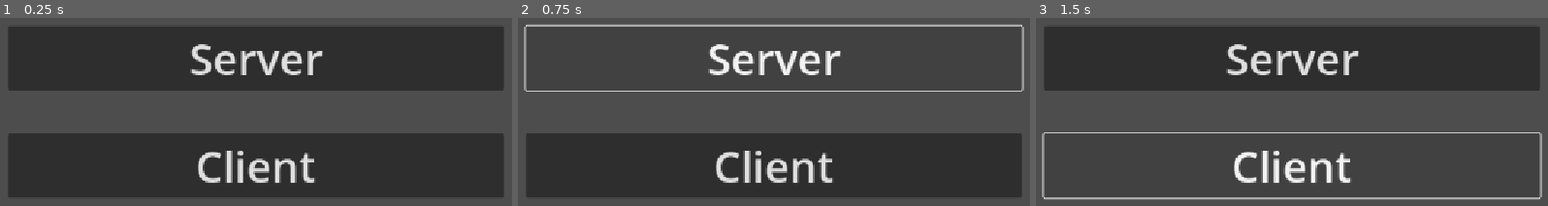
Above: before the commit, frames 1-3 (left to right).
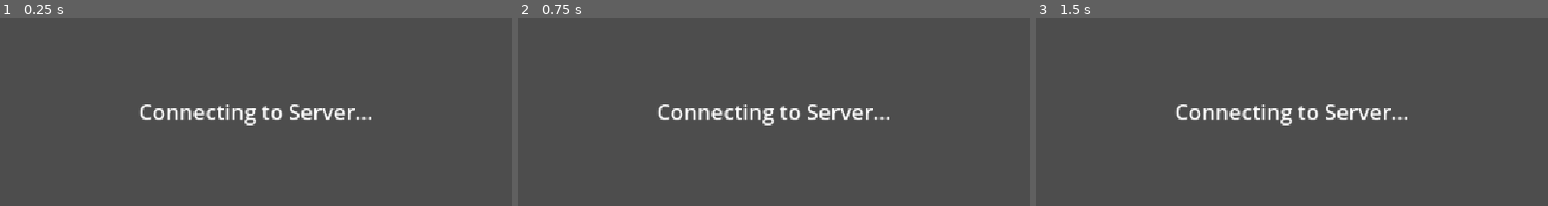
Above: after the commit, the same moments.

Repository: javibu13/10mtk
Game: Godot game, scene res://scenes/MainMenu.tscn
Same seed, same stepped clock (60 frames per second), same inputs: the game is played once before the commit and once after it.
Inputs (mouse positions are in pixels of both pictures, inside the frame that each line leads up to):
- Up to frame 1 (0.25 s): no input
- Up to frame 2 (0.75 s): click (774, 57) at 0.5 s, where only the run before the commit has a clickable "Server"
- Up to frame 3 (1.5 s): click (1292, 166) at 1.25 s, where only the run before the commit has a clickable "Client"

The runs differ from the first frame. In frame 1, 67% of the frame differs, in the area x 1-99%, y 4-96%; in frame 2, 38%; in frame 3, 38%.

Commit message:
Handle server connection failure at start

Diff:
--- a/project.godot
+++ b/project.godot
@@ -13,8 +13,8 @@
 config/name="10' To Kill"
 run/main_scene="uid://chyfiqusrxmpw"
 config/features=PackedStringArray("4.5", "GL Compatibility")
+config/icon="res://icon.svg"
 boot_splash/show_image=false
-config/icon="res://icon.svg"
 
 [autoload]
 
@@ -24,6 +24,10 @@
 
 window/stretch/mode="canvas_items"
 
+[editor]
+
+run/main_run_args="--client --ip 127.0.0.1 --port 2828"
+
 [rendering]
 
 renderer/rendering_method="gl_compatibility"
--- a/scenes/MainMenu.tscn
+++ b/scenes/MainMenu.tscn
@@ -1,4 +1,6 @@
-[gd_scene format=3 uid="uid://chyfiqusrxmpw"]
+[gd_scene load_steps=2 format=3 uid="uid://chyfiqusrxmpw"]
+
+[ext_resource type="Script" uid="uid://cyh8s5sr3c7ir" path="res://scripts/client/main_menu.gd" id="1_yqorp"]
 
 [node name="MainMenu" type="Control"]
 layout_mode = 3
@@ -8,8 +10,9 @@
 grow_horizontal = 2
 grow_vertical = 2
 size_flags_horizontal = 4
+script = ExtResource("1_yqorp")
 
-[node name="VBoxContainer" type="VBoxContainer" parent="."]
+[node name="TryingToConnect_VBoxContainer" type="VBoxContainer" parent="."]
 layout_mode = 1
 anchors_preset = 15
 anchor_right = 1.0
@@ -23,10 +26,56 @@
 theme_override_constants/separation = 64
 alignment = 1
 
-[node name="server_button" type="Button" parent="VBoxContainer"]
+[node name="ServerConnection_Label" type="Label" parent="TryingToConnect_VBoxContainer"]
 layout_mode = 2
-theme_override_font_sizes/font_size = 64
-text = "Server"
+theme_override_font_sizes/font_size = 32
+text = "Connecting to Server..."
+horizontal_alignment = 1
+vertical_alignment = 1
+
+[node name="ConnectionFailed_VBoxContainer" type="VBoxContainer" parent="."]
+visible = false
+layout_mode = 1
+anchors_preset = 15
+anchor_right = 1.0
+anchor_bottom = 1.0
+offset_left = 208.0
+offset_top = 117.0
+offset_right = -208.0
+offset_bottom = -117.0
+grow_horizontal = 2
+grow_vertical = 2
+theme_override_constants/separation = 64
+alignment = 1
+
+[node name="ServerConnectionFailure_Label" type="Label" parent="ConnectionFailed_VBoxContainer"]
+layout_mode = 2
+theme_override_font_sizes/font_size = 32
+text = "Server connection failure"
+horizontal_alignment = 1
+vertical_alignment = 1
+
+[node name="TryAgain_Button" type="Button" parent="ConnectionFailed_VBoxContainer"]
+custom_minimum_size = Vector2(200, 69)
+layout_mode = 2
+size_flags_horizontal = 4
+theme_override_font_sizes/font_size = 32
+text = "Retry"
+
+[node name="VBoxContainer" type="VBoxContainer" parent="."]
+visible = false
+layout_mode = 1
+anchors_preset = 15
+anchor_right = 1.0
+anchor_bottom = 1.0
+offset_left = 208.0
+offset_top = 117.0
+offset_right = -208.0
+offset_bottom = -117.0
+grow_horizontal = 2
+grow_vertical = 2
+theme_override_constants/separation = 64
+alignment = 1
 
 [node name="client_button" type="Button" parent="VBoxContainer"]
 layout_mode = 2
--- a/scripts/autoload/network_manager.gd
+++ b/scripts/autoload/network_manager.gd
@@ -7,10 +7,10 @@
 signal player_connected(id)
 signal player_disconnected(id)
 
-const IP_ADDRESS := "127.0.0.1"
-const PORT := 9999
-const MAX_PLAYERS := 64
 
+var ip_address := "127.0.0.1"
+var port := 9999
+var max_players := 64
 var peer: ENetMultiplayerPeer
 var is_server_mode := false
 
@@ -20,33 +20,29 @@
 	var args: Array = OS.get_cmdline_args()
 	if "--server" in args:
 		print("Starting as SERVER")
-		var port := PORT
 		if "--port" in args:
 			var port_index: int = args.find("--port")
 			port = args.get(port_index + 1).to_int()
-		var max_players := MAX_PLAYERS
 		if "--maxplayers" in args:
 			var max_players_index: int = args.find("--maxplayers")
 			max_players = args.get(max_players_index + 1).to_int()
-		create_server(port, max_players)
+		create_server()
 		get_tree().change_scene_to_file.call_deferred("res://scenes/Server.tscn")
 		return
 	if "--client" in args:
 		print("Starting as CLIENT")
-		var port := PORT
 		if "--port" in args:
 			var port_index: int = args.find("--port")
 			port = args.get(port_index + 1).to_int()
-		var ip_address := IP_ADDRESS
 		if "--ip" in args:
 			var ip_index: int = args.find("--ip")
 			ip_address = args.get(ip_index + 1)
 		await get_tree().create_timer(1.0).timeout  # Wait for server launch
-		create_client(ip_address, port)
+		create_client()
 		return
 
 
-func create_server(port: int = PORT, max_players: int = MAX_PLAYERS):
+func create_server():
 	# Signal connection
 	multiplayer.peer_connected.connect(_on_peer_connected)
 	multiplayer.peer_disconnected.connect(_on_peer_disconnected)
@@ -62,12 +58,12 @@
 	multiplayer.multiplayer_peer = peer
 	is_server_mode = true
 	# Notify server creation
-	print("Server created at port: ", PORT)
+	print("Server created at port: ", port)
 	server_created.emit()
 	return true
 
 
-func create_client(ip_address: String = IP_ADDRESS, port: int = PORT):
+func create_client():
 	# Signal connection
 	multiplayer.connected_to_server.connect(_on_connected_to_server)
 	multiplayer.connection_failed.connect(_on_connection_failed)
@@ -78,7 +74,7 @@
 	# Check client creation
 	if result != OK:
 		print("Error at server connection: ", result)
-		connection_failed.emit()
+		multiplayer.connection_failed.emit()
 		return false
 	# Assign peer
 	multiplayer.multiplayer_peer = peer
--- /dev/null
+++ b/scripts/client/main_menu.gd
@@ -0,0 +1,40 @@
+extends Control
+
+var server_timeout: float = 5.0
+
+@onready var trying_to_connect_container: VBoxContainer = $TryingToConnect_VBoxContainer
+@onready var connection_failed_container: VBoxContainer = $ConnectionFailed_VBoxContainer
+@onready var try_again_button: Button = $ConnectionFailed_VBoxContainer/TryAgain_Button
+
+
+# Called when the node enters the scene tree for the first time.
+func _ready() -> void:
+	NetworkManager.connection_failed.connect(_connection_to_server_failed)
+	NetworkManager.connected_to_server.connect(_connection_to_server_successful)
+	trying_to_connect_container.show()
+	connection_failed_container.hide()
+
+
+# Called every frame. 'delta' is the elapsed time since the previous frame.
+func _process(delta: float) -> void:
+	pass
+
+
+# Notify server connection issues and allow connection retry
+func _connection_to_server_failed():
+	trying_to_connect_container.hide()
+	try_again_button.pressed.connect(_retry_server_connection)
+	connection_failed_container.show()
+
+
+# Retry server connection. Hide error nitification and disconnect pressed signal
+func _retry_server_connection():
+	connection_failed_container.hide()
+	try_again_button.pressed.disconnect(_retry_server_connection)
+	NetworkManager.create_client()
+	trying_to_connect_container.show()
+
+
+# Look for previous login and connect or show login
+func _connection_to_server_successful():
+	pass
Not shown, added: scripts/client/main_menu.gd.uid
